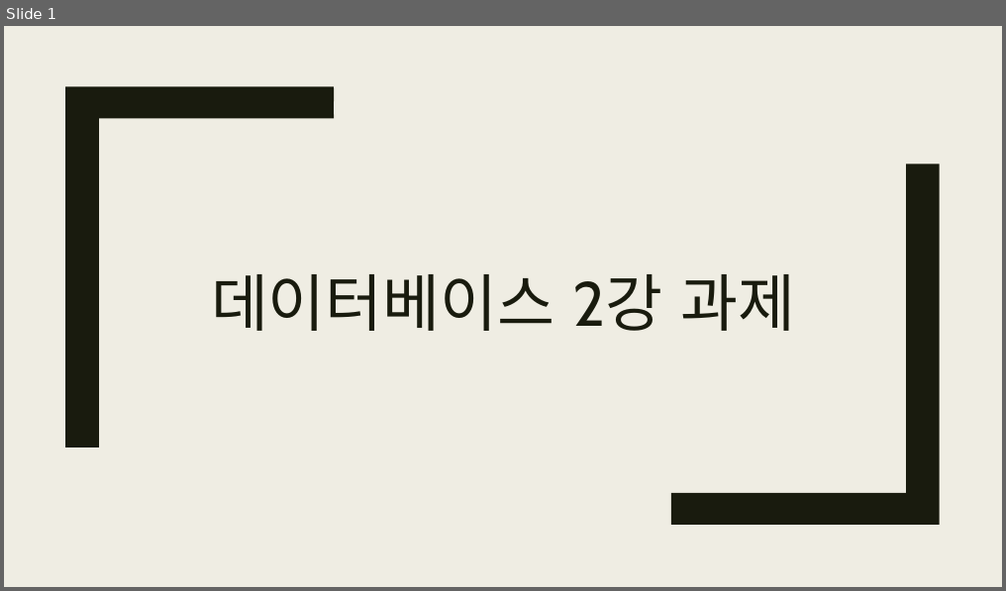
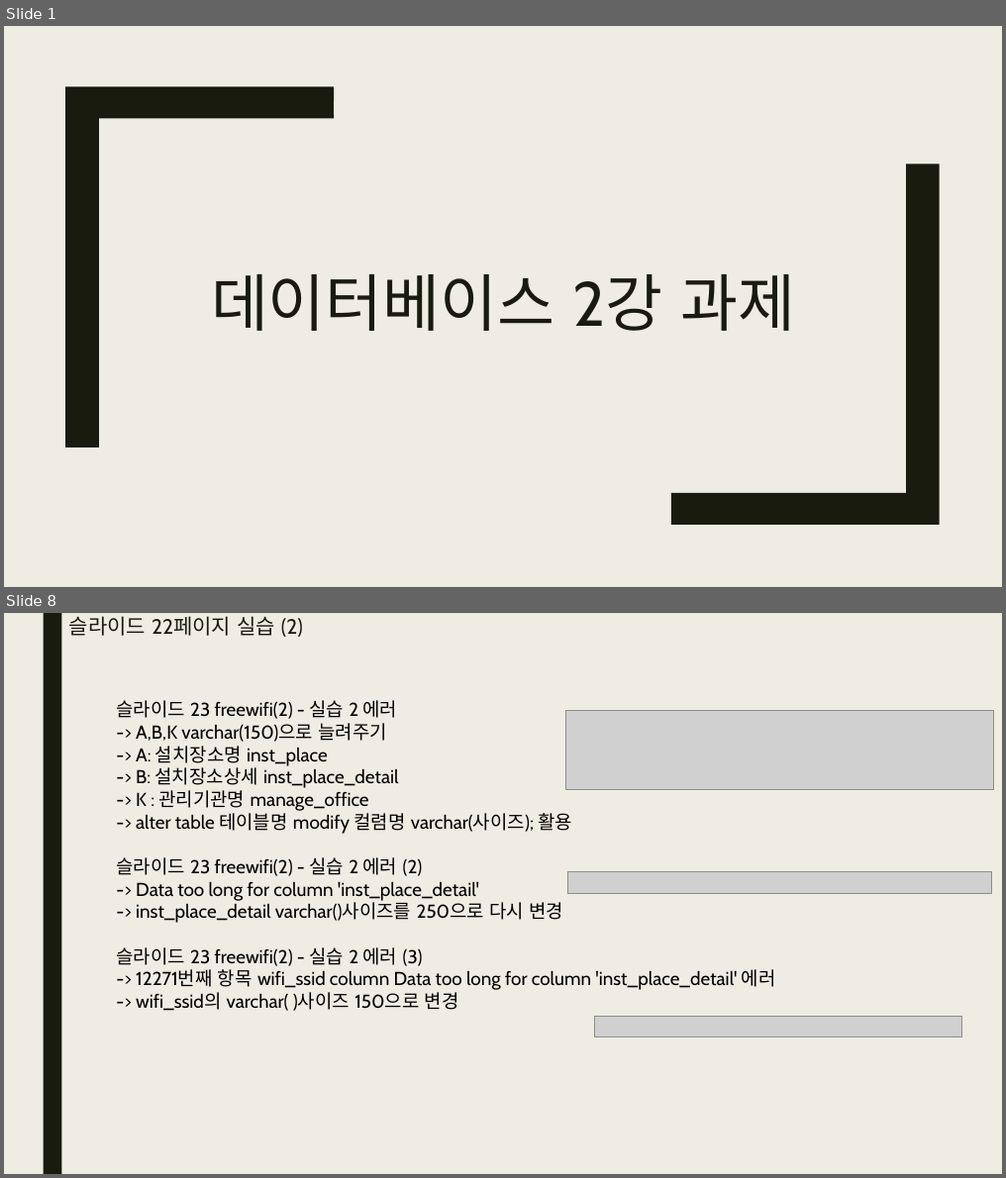
Before and after one commit to bino0130/politec-database, a slide deck: 데이터베이스프로그래밍 과제/20230509 데이터베이스 2강 과제.pptx. Shown one above the other, each under a label of ours: slide 1 before the commit, slides 1 and 8 after it; the slides between them are not shown. The pictures are 1006x591 and 1006x1178 pixels, drawn with LibreOffice and Linux fonts; fonts in the diff are those of the drawing; grey boxes stand for pictures. Boxes give left, top, right and bottom in pixels: in the first picture for what was removed or moved away, otherwise in the second. Text is boxed around its words. In the diff, an @@ line names an element or a change of style, - is before the commit and + after.

```diff
--- a/데이터베이스프로그래밍 과제/20230509 데이터베이스 2강 과제.pptx
+++ b/데이터베이스프로그래밍 과제/20230509 데이터베이스 2강 과제.pptx
@@ slide 8 added at [4,613,1002,1174], background #EFEDE3 @@
@@ rectangle added at [43,613,61,1174], fill #191B0E @@
@@ title added at [69,616,303,637], 20 pt, text #191B0E @@
+슬라이드 22페이지 실습 (2)
@@ text added at [116,700,776,1011], 18 pt, text #000000 @@
+슬라이드 23 freewifi(2) - 실습 2 에러
+-> A,B,K varchar(150)으로 늘려주기
+-> A: 설치장소명 inst_place
+-> B: 설치장소상세 inst_place_detail
+-> K : 관리기관명 manage_office
+-> alter table 테이블명 modify 컬렴명 varchar(사이즈); 활용
+슬라이드 23 freewifi(2) - 실습 2 에러 (2)
+-> Data too long for column 'inst_place_detail'
+-> inst_place_detail varchar()사이즈를 250으로 다시 변경
+슬라이드 23 freewifi(2) - 실습 2 에러 (3)
+-> 12271번째 항목 wifi_ssid column Data too long for column 'inst_place_detail' 에러
+-> wifi_ssid의 varchar( )사이즈 150으로 변경
@@ picture added at [566,710,994,789] @@
@@ picture added at [568,872,992,894] @@
@@ picture added at [594,1016,961,1037] @@
```
Also in this commit, not shown: 6 slides changed, 17 other slides added.
